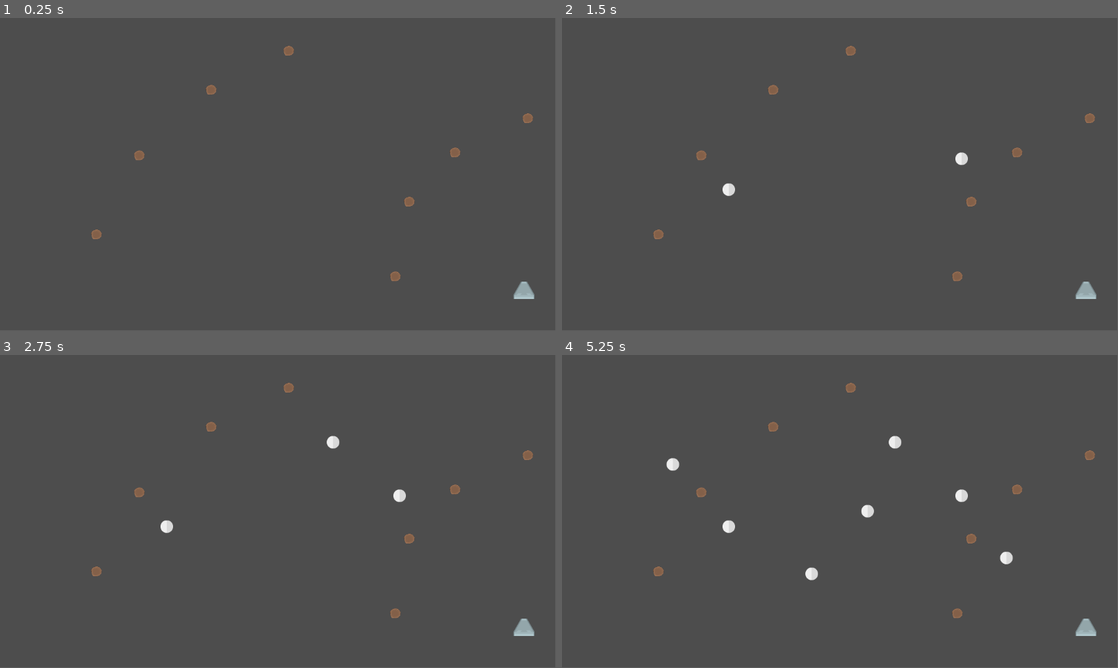
Above: before the commit, frames 1-4 (two rows, left to right).
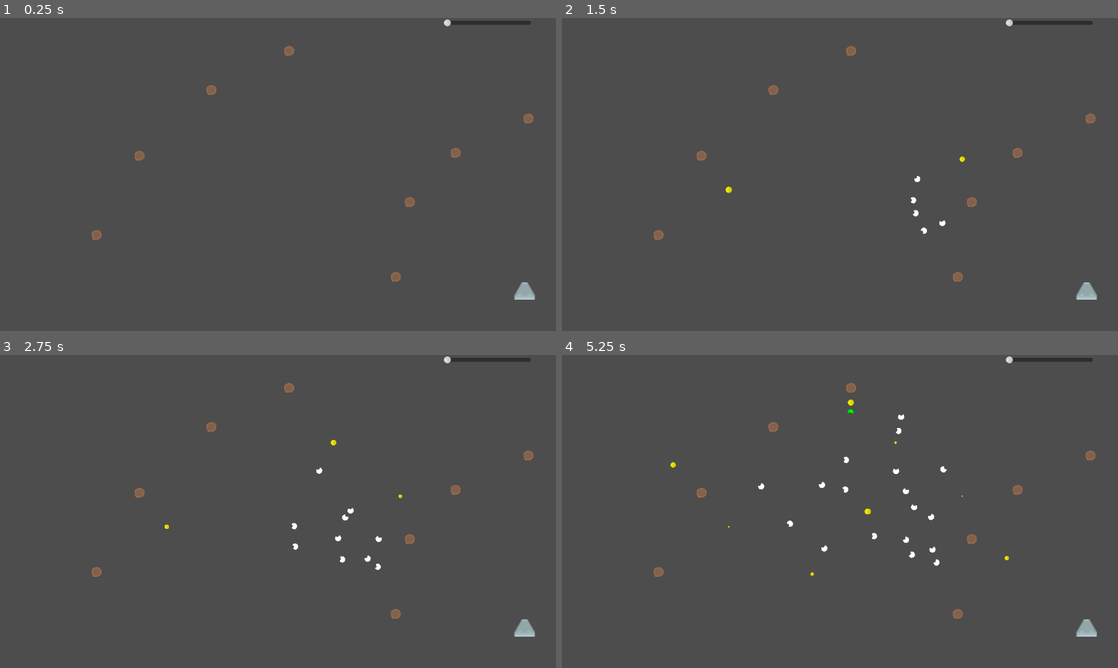
Above: after the commit, the same moments.

Repository: davidvgus/ants
Game: Godot game, scene res://Scenes/game.tscn
Same seed, same stepped clock (60 frames per second), same inputs: the game is played once before the commit and once after it.
Inputs (mouse positions are in pixels of both pictures, inside the frame that each line leads up to):
- Up to frame 1 (0.25 s): no input
- Up to frame 2 (1.5 s): move the mouse to (962, 158) at 0.52 s; tap 2 at 0.6, 1.35 s; click (962, 158) at 0.67 s; move the mouse to (728, 190) at 1.27 s; click (728, 190) at 1.42 s
- Up to frame 3 (2.75 s): move the mouse to (333, 442) at 2.02 s; tap 2 at 2.1 s; click (333, 442) at 2.17 s
- Up to frame 4 (5.25 s): move the mouse to (812, 574) at 2.77 s; tap 2 every 0.75 s from 2.85 to 5.1 s; click (812, 574) at 2.92 s; move the mouse to (1006, 558) at 3.52 s; click (1006, 558) at 3.67 s; move the mouse to (673, 464) at 4.27 s; click (673, 464) at 4.42 s; move the mouse to (867, 511) at 5.02 s; click (867, 511) at 5.17 s
The window is 799x449 before the commit and 800x450 after it. Grey fills any space a smaller window leaves; there, only what the larger window draws over its background counts as a difference.

The runs differ from the first frame. In frame 1, 0.3% of the frame differs, in the area x 16-97%, y 0-90%; in frame 2, 0.6%; in frame 3, 0.7%; in frame 4, 1.2%.

Commit message:
runs but ants are not registering when they enter pheromones

Diff:
--- a/Scenes/ant.tscn
+++ b/Scenes/ant.tscn
@@ -14,12 +14,16 @@
 [node name="Ant" type="CharacterBody2D" groups=["ants"]]
 scale = Vector2(0.3, 0.3)
 collision_layer = 2
-collision_mask = 4
+collision_mask = 20
 script = ExtResource("1_dchjr")
 
 [node name="Sprite2D" type="Sprite2D" parent="."]
 rotation = -1.5708
 texture = ExtResource("1_r446x")
+
+[node name="Nozzle" type="Node2D" parent="Sprite2D"]
+position = Vector2(-13.3333, -4.82665e-05)
+rotation = 1.5708
 
 [node name="CollisionShape2D" type="CollisionShape2D" parent="."]
 position = Vector2(0, -1)
@@ -38,6 +42,3 @@
 
 [node name="AntGoHome" type="Node" parent="StateMachine"]
 script = ExtResource("6_q1daf")
-
-[node name="Nozzle" type="Node2D" parent="."]
-position = Vector2(0, 13.3333)
--- a/Scenes/game.tscn
+++ b/Scenes/game.tscn
@@ -1,12 +1,13 @@
-[gd_scene load_steps=4 format=3 uid="uid://ctl24lvica8iw"]
+[gd_scene load_steps=5 format=3 uid="uid://ctl24lvica8iw"]
 
 [ext_resource type="Script" path="res://Scripts/game.gd" id="1_7c7od"]
 [ext_resource type="PackedScene" uid="uid://pf0xnvuq7ag1" path="res://Scenes/food.tscn" id="3_4uhpw"]
+[ext_resource type="PackedScene" uid="uid://bo72uy57mwjeo" path="res://Scenes/ui.tscn" id="4_iwbtw"]
 [ext_resource type="PackedScene" uid="uid://6offwt1v1mss" path="res://Scenes/home.tscn" id="4_onc10"]
 
 [node name="Game" type="Node"]
 script = ExtResource("1_7c7od")
-ant_delay = 1.0
+create_ants = true
 
 [node name="Home" parent="." instance=ExtResource("4_onc10")]
 position = Vector2(1087, 565)
@@ -43,3 +44,5 @@
 position = Vector2(599, 68)
 
 [node name="pheremones" type="Node" parent="."]
+
+[node name="UI" parent="." instance=ExtResource("4_iwbtw")]
--- a/Scenes/pheromone.tscn
+++ b/Scenes/pheromone.tscn
@@ -6,7 +6,8 @@
 [sub_resource type="CircleShape2D" id="CircleShape2D_levsg"]
 radius = 13.0
 
-[node name="Pheromone" type="Area2D"]
+[node name="Pheromone" type="Area2D" groups=["pheromones"]]
+modulate = Color(1, 0.972549, 0, 1)
 collision_layer = 16
 collision_mask = 18
 script = ExtResource("1_nygsd")
@@ -16,3 +17,5 @@
 
 [node name="CollisionShape2D" type="CollisionShape2D" parent="."]
 shape = SubResource("CircleShape2D_levsg")
+
+[connection signal="body_entered" from="." to="." method="_on_body_entered"]
--- /dev/null
+++ b/Scenes/ui.tscn
@@ -0,0 +1,19 @@
+[gd_scene load_steps=2 format=3 uid="uid://bo72uy57mwjeo"]
+
+[ext_resource type="Script" path="res://Scripts/ui.gd" id="1_4wfsb"]
+
+[node name="UI" type="Control"]
+layout_mode = 3
+anchors_preset = 0
+script = ExtResource("1_4wfsb")
+
+[node name="Time" type="HSlider" parent="."]
+layout_mode = 1
+offset_left = 919.0
+offset_top = 2.0
+offset_right = 1100.0
+offset_bottom = 18.0
+min_value = 0.1
+max_value = 1.0
+step = 0.01
+value = 0.1
--- a/Scripts/ant.gd
+++ b/Scripts/ant.gd
@@ -4,12 +4,15 @@
 @onready var sprite := $Sprite2D
 @export var factor: float = 0.5
 @onready var ant := $"."
-@onready var path := []
+var path := []
 @onready var nav_point := preload ("res://Scenes/nav_point.tscn")
-@onready var nozzle = $Nozzle
-@onready var ant_color = null
+@onready var pheromone := preload ("res://Scenes/pheromone.tscn")
+@onready var nozzle = $Sprite2D/Nozzle
+var ant_color = null
+#var move_direction = Vector2.ZERO
 
 var current_food_target = null
+var last_pheromone_position: Vector2 = Vector2.ZERO
 
 func _ready() -> void:
     create_ant_path_color()
@@ -33,7 +36,7 @@
 
 func turn_green():
     if sprite:
-        sprite.modulate = Color(0, 1, 0)
+        sprite.modulate = Color(0, 1, 0, 1)
 
 func drop_nav_point():
     var new_nav_point = nav_point.instantiate()
@@ -43,6 +46,20 @@
     #new_nav_point.connect("ant_entered", Callable(self, "_on_nav_point_entered"))
     get_parent().add_child(new_nav_point)
 
+func drop_pheromone():
+    if can_drop_pheromone():
+        var new_pheromone = pheromone.instantiate()
+        new_pheromone.global_position = nozzle.global_position
+        get_parent().add_child(new_pheromone)
+        last_pheromone_position = nozzle.global_position
+
+func can_drop_pheromone() -> bool:
+    if last_pheromone_position == null:
+        return true
+    var max_diameter = Pheromone.MAX_RADIUS * 2
+    var current_distance = nozzle.global_position.distance_to(last_pheromone_position)
+    return current_distance > max_diameter
+
 func create_ant_path_color():
     var path_color = Color(randf(), randf(), randf())
     ant_color = path_color
--- a/Scripts/game.gd
+++ b/Scripts/game.gd
@@ -1,9 +1,12 @@
 #Godot 4.2.2
 extends Node
 @export var create_ants: bool = false
-@export var ant_delay: float = 0.25
+@export var ant_release_delay: float = 0.25
 var act: float = 0
 @onready var pheremones_node := $pheremones
+@onready var slider := $UI/Time
+
+@export var enable_nav_points: bool = false
 
 func _ready() -> void:
     #print("print in game.gd _ready")
@@ -11,17 +14,16 @@
 
 func _process(delta: float) -> void:
     act += delta
-    if act > ant_delay&&create_ants:
+    if act > ant_release_delay&&create_ants:
         act = 0
         var ant_scene = load("res://Scenes/ant.tscn")
         var ant_instance = ant_scene.instantiate()
         $Ants.add_child(ant_instance)
         ant_instance.global_position = $AndCreationLocation.global_position
 
-func _input(event) -> void:
+func _unhandled_input(event) -> void:
     if event is InputEventMouseButton and event.button_index == MOUSE_BUTTON_LEFT and event.pressed:
         var pheromone = load("res://Scenes/pheromone.tscn")
-        print(pheromone)
         var new_pheromone = pheromone.instantiate()
         pheremones_node.add_child(new_pheromone)
         new_pheromone.global_position = get_viewport().get_mouse_position()
--- a/Scripts/pheromone.gd
+++ b/Scripts/pheromone.gd
@@ -1,17 +1,47 @@
 #Godot 4.2.2
 class_name Pheromone extends Area2D
 
-@onready var count: int = 0 # Variable to keep track of overlaps
+#@onready var count: int = 0 # Variable to keep track of overlaps
 @onready var creation_time
+var strength: float = 50.0
+var evaporation_rate: float = 10.0
+const MIN_RADIUS: float = 0.1
+const MAX_RADIUS: float = 13.0
 
 func _ready() -> void:
+    add_to_group("pheromones")
     creation_time = Time.get_unix_time_from_system()
     connect("area_entered", Callable(self, "_on_Pheromone_area_entered"))
+    connect("body_entered", Callable(self, "_on_body_entered"))
+
+func _process(delta: float) -> void:
+    strength -= evaporation_rate * delta
+    if strength <= 0:
+        queue_free()
+    else:
+        # Assuming the original size corresponds to a diameter of 26 at strength 100
+        var max_strength = 100.0
+        var original_diameter = 26.0
+        var max_scale = original_diameter / 26.0 # This would be 1 if original diameter is 26
+        var scale_factor = max(strength / max_strength, 0.1) * max_scale
+        scale = Vector2(scale_factor, scale_factor)
 
 func _on_Pheromone_area_entered(area: Area2D) -> void:
-    print("Pheromone area entered")
     if area is Pheromone:
         if creation_time < area.creation_time:
-            count += 1
+            strength += 50.0
+            #be careful
+            pass
         else:
-            area.queue_free()
+           area.queue_free()
+
+func _on_body_entered(body: Node2D) -> void:
+    if body is Ant:
+        #print("on_Pheromone_body_entered: antidle: inside pheromone area")
+        pass
+
+static func get_min_radius() -> float:
+    return MIN_RADIUS
+
+static func get_max_radius() -> float:
+    return MAX_RADIUS
--- /dev/null
+++ b/Scripts/ui.gd
@@ -0,0 +1,11 @@
+#godot 4.2.2
+extends Control
+
+@onready var time_slider := $Time
+
+# Called when the node enters the scene tree for the first time.
+func _ready() -> void:
+    time_slider.connect("value_changed", Callable(self, "_on_time_slider_value_changed"))
+
+func _on_time_slider_value_changed(value: float) -> void:
+    Engine.time_scale = value
--- a/States/AntFollow.gd
+++ b/States/AntFollow.gd
@@ -9,7 +9,6 @@
     pass
 
 func Exit() -> void:
-    print("AntFollow exit")
     ant.lighten_sprite()
     pass
 
--- a/States/AntGoHome.gd
+++ b/States/AntGoHome.gd
@@ -18,7 +18,7 @@
     pass
 
 func Physics_Update(delta: float) -> void:
-    ant.darken_sprite()
+    ant.turn_green()
 
     #var hgp: Vector2 = home.global_position
     #var agp: Vector2 = ant.global_position
@@ -30,6 +30,9 @@
         var target_point = ant.path[ant.path.size() - 1]
         var direction = (target_point - ant.global_position)
         ant.velocity = direction.normalized() * move_speed
+        ant.drop_pheromone()
+        #if direction.length() > 20:
+        #    ant.drop_pheromone()
 
         if direction.length() < 1:
             ant.path.remove_at(ant.path.size() - 1)
--- a/States/AntIdle.gd
+++ b/States/AntIdle.gd
@@ -6,7 +6,7 @@
 
 @onready var ant = self.get_parent().get_parent()
 @onready var food = get_node("/root/Game/Food")
-
+@onready var game = get_node("/root/Game")
 var wander_time: float = 0
 
 func randomize_wander():
@@ -31,7 +31,8 @@
         return
     else:
         ant.path.append(ant.global_position)
-        ant.drop_nav_point()
+        if game.enable_nav_points:
+            ant.drop_nav_point()
 
 func Enter() -> void:
     randomize_wander()
@@ -41,7 +42,14 @@
 func Exit() -> void:
     pass
 
+func connect_to_pheromone(pheromone):
+    pheromone.connect("pheromone_entered", Callable(self, "_on_body_entered"))
+
 func Update(_delta: float) -> void:
+#    var pheromones = get_tree().get_nodes_in_group("pheromones")
+#    for pheromone in pheromones:
+#        if not is_connected("pheromone_entered", Callable(pheromone, "_on_body_entered")):
+#            connect_to_pheromone(pheromone)
     if wander_time > 0:
         wander_time -= _delta
     else:
@@ -95,3 +103,8 @@
     if ant_body == ant:
         ant.current_food_target = food
         transitioned.emit(self, "AntFollow")
+
+func _on_body_entered(body: Node2D) -> void:
+    if body is Ant:
+        print("on_Pheromone_body_entered: antidle: inside pheromone area")
+        pass
--- a/project.godot
+++ b/project.godot
@@ -15,6 +15,10 @@
 config/features=PackedStringArray("4.2", "GL Compatibility")
 config/icon="res://icon.svg"
 
+[display]
+
+window/stretch/mode="viewport"
+
 [layer_names]
 
 2d_physics/layer_1="game"
